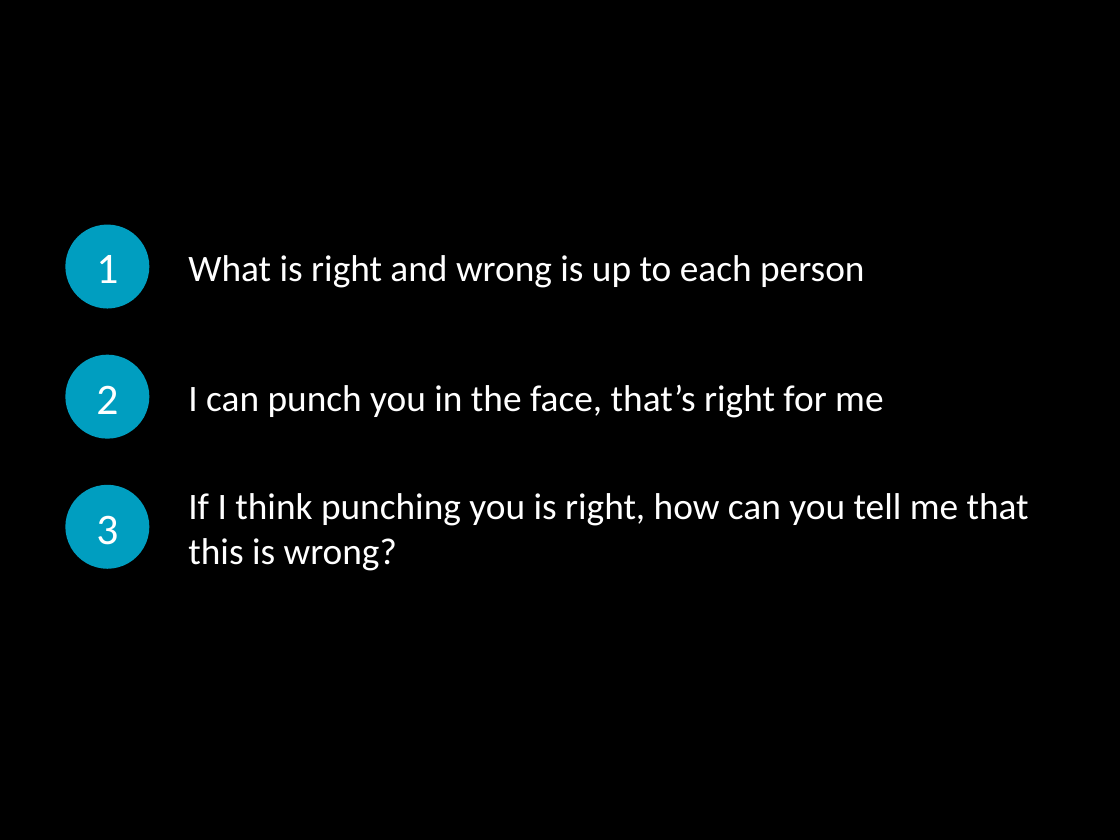
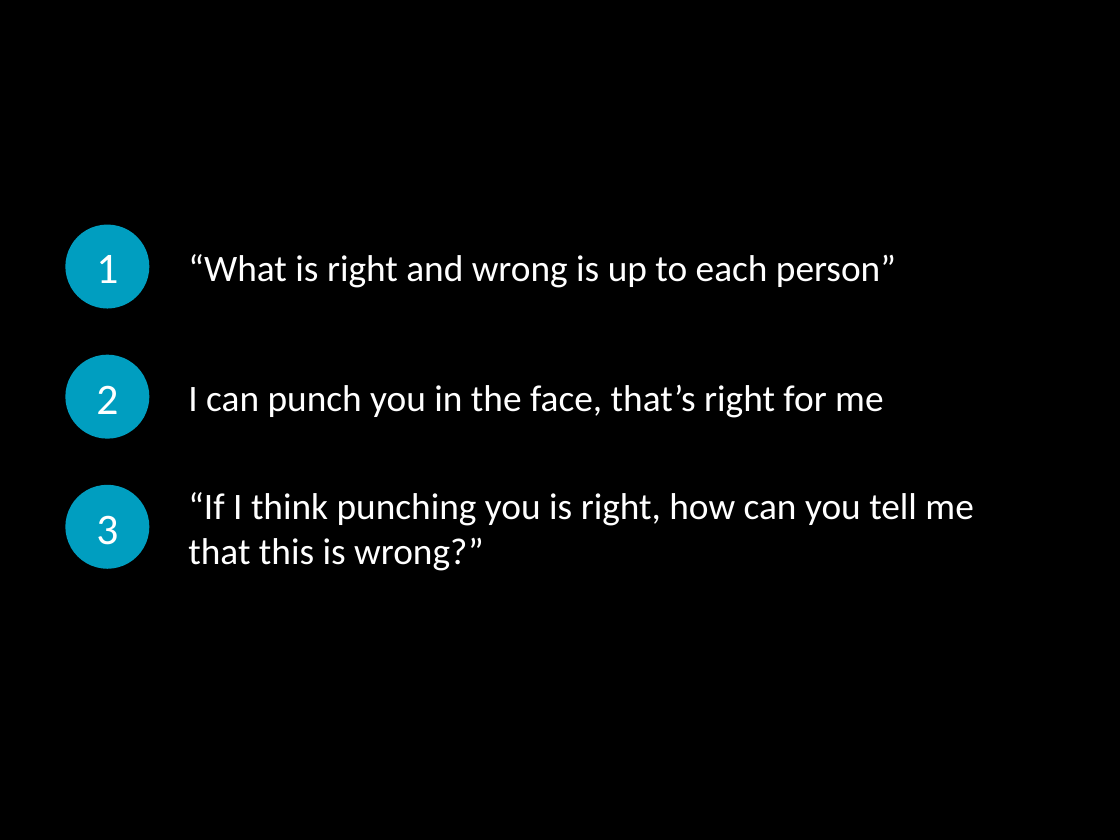
Before and after one commit to LukeMurphey/Ai1L, a slide deck: slide 5 of companion-website/public/files/Overflow. Reductio Ad Absurdum.pptx. Drawn at 1120x840 pixels with LibreOffice and Linux fonts; fonts in the diff are those of the drawing. Boxes give left, top, right and bottom in pixels: in the first picture for what was removed or moved away, otherwise in the second. Text is boxed around its words. In the diff, an @@ line names an element or a change of style, - is before the commit and + after.

```diff
--- a/companion-website/public/files/Overflow. Reductio Ad Absurdum.pptx
+++ b/companion-website/public/files/Overflow. Reductio Ad Absurdum.pptx
@@ text at (188,254,896,288): text changed @@
-What is right and wrong is up to each person
+“What is right and wrong is up to each person”
@@ text at (188,492,973,571): text changed @@
-If I think punching you is right, how can you tell me that this is wrong?
+“If I think punching you is right, how can you tell me that this is wrong?”
```
Also in this commit, not shown: 1 other slide changed, 4 other files.
